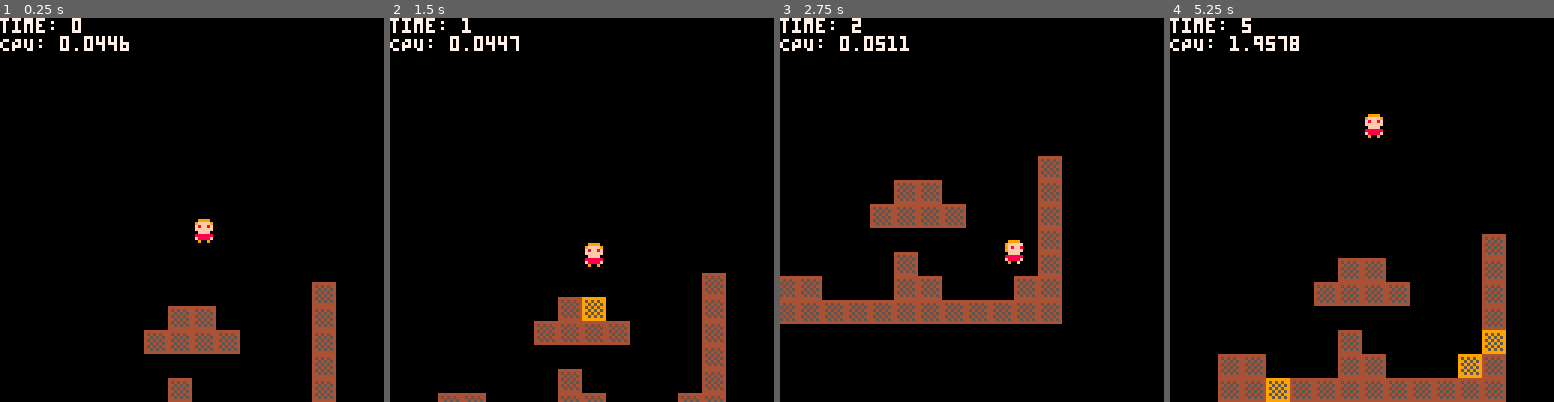
Above: before the commit, frames 1-4 (left to right).
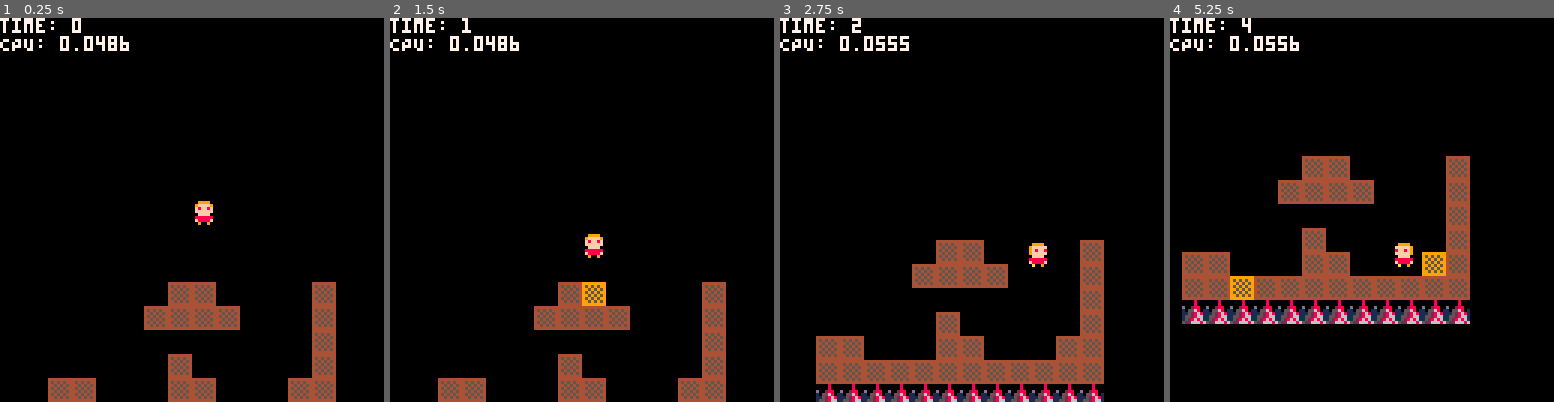
Above: after the commit, the same moments.

Repository: millwardesque/sizzle
Game: PICO-8 cartridge sizzle.p8
The game is run twice, just before and just after one commit, with the same random seed, the same clock (stepped at 60 frames per second) and the same inputs.
Inputs:
- Up to frame 1 (0.25 s): no input
- Up to frame 2 (1.5 s): tap X (X key) at 0.33, 1.07 s; tap O (Z key) at 0.7 s
- Up to frame 3 (2.75 s): hold Right 1.6-2.1 s; tap O (Z key) at 1.7, 2.1, 2.5 s; tap X (X key) at 1.85 s; hold Right from 2.47 s (still down)
- Up to frame 4 (5.25 s): tap O (Z key) every 0.4 s from 2.9 to 4.9 s; tap X (X key) at 2.97, 4.08, 5.2 s; release Right at 3.03 s; hold Left 3.08-3.58 s; hold Right 4.02-4.68 s; hold Left from 5.08 s (still down)

The runs differ from the first frame. In frame 1, 5.6% of the frame differs, in the area x 12-82%, y 4-100%; in frame 2, 6.2%; in frame 3, 25%, in the area x 0-85%, y 4-100%; in frame 4, 24%.

Commit message:
Added instakill spikes

Diff:
--- a/game.lua
+++ b/game.lua
@@ -82,8 +82,6 @@
 				game_obj.update(game_obj)
 			end
 		end
-
-		-- @TODO Collision detection
 	end,
 
 	draw = function(self)
@@ -192,7 +190,12 @@
 		for col in all(collisions) do
 			local tile = g_state.tile_manager.tiles[col.cell.x + 1][col.cell.y + 1]
 			g_log.log(tile_str(tile))
-			tile.state = "warmup"
+
+			if tile.type == "normal" then
+				tile.state = "warmup"
+			elseif tile.type == "instakill" then
+				self.kill(self)
+			end
 
 			if col.is_ground_collision then
 				self.is_on_ground = true
@@ -202,6 +205,11 @@
 				end
 			end
 		end
+	end
+
+	new_player.kill = function(self)
+		set_game_state(ingame_state)
+		return
 	end
 
 	-- Checks for collisions with the player
@@ -300,9 +308,32 @@
 end
 
 --
+-- Check for collisions between a dynamic position and a the tilemap using a sweeping algorithm
+--
+function check_swept_collision(old_position, new_position)
+	local direction = vec2_normalized(new_position - old_position)
+	local attempted_magnitude = vec2_magnitude(new_position - old_position)
+	local sweeper = clone_vec2(old_position)
+	while (intersection == nil and (vec2_magnitude(sweeper - old_position) < attempted_magnitude)) do
+		local tile = get_map_tile_at_position(sweeper)
+		if tile ~= nil then
+			-- g_log.log("s: "..vec2_str(sweeper).." tc: "..vec2_str(tile.cell))
+			if fget(tile.sprite, 0) or fget(tile.sprite, 1) then
+				-- g_log.log("COLLISION")
+			 	return tile
+			end
+		end
+		sweeper += clone_vec2(direction)
+	end
+
+	return nil
+end
+
+
+--
 -- Creates a timer for a single tile
 --
-function make_tile(name, cell_x, cell_y, max_duration, cooldown_rate, warmup_rate)
+function make_tile(name, type, cell_x, cell_y, max_duration, cooldown_rate, warmup_rate)
 	local t = make_game_object(name, 0, 0)
 	t.state = 'idle'
 	t.elapsed = 0
@@ -311,7 +342,11 @@
 	t.warmup_rate = warmup_rate
 	t.cell_x = cell_x
 	t.cell_y = cell_y
+	t.type = type
 	t.sprites = {16, 17, 18}
+	if t.type == "instakill" then
+		t.sprites = { 32 }
+	end
 
 	t.update = function(self)
 		elapsed_changed = false
@@ -357,7 +392,7 @@
 end
 
 function tile_str(tile)
-	return tile.name..": s= "..tile.state.." e= "..tile.elapsed.."/"..tile.max_duration
+	return tile.name.." ("..tile.type.."): s= "..tile.state.." e= "..tile.elapsed.."/"..tile.max_duration
 end
 
 --
@@ -382,7 +417,8 @@
 			for y = 0, self.height - 1 do
 				if is_cell_collidable(x, y) then
 					-- @TODO Reset to default tile instead of warmed-up tile.
-					add(self.tiles[x + 1], make_tile("Tile-"..x.."-"..y, x, y, self.tile_timer_duration, self.cooldown_rate, self.warmup_rate))
+					local tiletype = get_tile_type(mget(x, y))
+					add(self.tiles[x + 1], make_tile("Tile-"..x.."-"..y, tiletype, x, y, self.tile_timer_duration, self.cooldown_rate, self.warmup_rate))
 					add(self.active_tiles, self.tiles[x + 1][y + 1])
 					add(g_state.scene, self.tiles[x + 1][y + 1])
 				else
@@ -407,28 +443,6 @@
 end
 
 --
--- Check for collisions between a dynamic position and a the tilemap using a sweeping algorithm
---
-function check_swept_collision(old_position, new_position)
-	local direction = vec2_normalized(new_position - old_position)
-	local attempted_magnitude = vec2_magnitude(new_position - old_position)
-	local sweeper = clone_vec2(old_position)
-	while (intersection == nil and (vec2_magnitude(sweeper - old_position) < attempted_magnitude)) do
-		local tile = get_map_tile_at_position(sweeper)
-		if tile ~= nil then
-			-- g_log.log("s: "..vec2_str(sweeper).." tc: "..vec2_str(tile.cell))
-			if fget(tile.sprite, 0) then
-				-- g_log.log("COLLISION")
-			 	return tile
-			end
-		end
-		sweeper += clone_vec2(direction)
-	end
-
-	return nil
-end
-
---
 -- Gets the map tile at a pixel position
 --
 function get_map_tile_at_position(position)
@@ -437,11 +451,28 @@
 	end
 
 	local cell = position_to_cell(position)
-	return { sprite = mget(cell.x, cell.y), cell = cell, position = cell_to_position(cell.x, cell.y) }
+	local sprite = mget(cell.x, cell.y)
+	local tiletype = ''
+	if (fget(sprite, 0)) then
+		tiletype = 'normal'
+	elseif (fget(sprite, 1)) then
+		tiletype = 'instakill'
+	end
+	return { type = tiletype, sprite = sprite, cell = cell, position = cell_to_position(cell.x, cell.y) }
 end
 
 function is_cell_collidable(cell_x, cell_y)
-	return fget(mget(cell_x, cell_y), 0)
+	return get_tile_type(mget(cell_x, cell_y)) ~= ''
+end
+
+function get_tile_type(sprite)
+	if fget(sprite, 0) then
+		return 'normal'
+	elseif fget(sprite, 1) then
+		return 'instakill'
+	else
+		return ''
+	end
 end
 
 --
--- a/sizzle.p8
+++ b/sizzle.p8
@@ -1,5 +1,5 @@
 pico-8 cartridge // http://www.pico-8.com
-version 8
+version 10
 __lua__
 g_state = nil
 
@@ -32,7 +32,7 @@
 
 		-- Make the camera
 		self.main_camera = make_camera("main", 0, 0, 0, 0, 128, 128)
-		attach_follow_camera(self.main_camera, 32, 32, nil)
+		attach_follow_camera(self.main_camera, 48, 32, nil)
 		add(self.scene, self.main_camera)
 
 		-- Make the player
@@ -85,8 +85,6 @@
 				game_obj.update(game_obj)
 			end
 		end
-
-		-- @TODO Collision detection
 	end,
 
 	draw = function(self)
@@ -195,7 +193,12 @@
 		for col in all(collisions) do
 			local tile = g_state.tile_manager.tiles[col.cell.x + 1][col.cell.y + 1]
 			g_log.log(tile_str(tile))
-			tile.state = "warmup"
+
+			if tile.type == "normal" then
+				tile.state = "warmup"
+			elseif tile.type == "instakill" then
+				self.kill(self)
+			end
 
 			if col.is_ground_collision then
 				self.is_on_ground = true
@@ -205,6 +208,11 @@
 				end
 			end
 		end
+	end
+
+	new_player.kill = function(self)
+		set_game_state(ingame_state)
+		return
 	end
 
 	-- Checks for collisions with the player
@@ -303,9 +311,32 @@
 end
 
 --
+-- Check for collisions between a dynamic position and a the tilemap using a sweeping algorithm
+--
+function check_swept_collision(old_position, new_position)
+	local direction = vec2_normalized(new_position - old_position)
+	local attempted_magnitude = vec2_magnitude(new_position - old_position)
+	local sweeper = clone_vec2(old_position)
+	while (intersection == nil and (vec2_magnitude(sweeper - old_position) < attempted_magnitude)) do
+		local tile = get_map_tile_at_position(sweeper)
+		if tile ~= nil then
+			-- g_log.log("s: "..vec2_str(sweeper).." tc: "..vec2_str(tile.cell))
+			if fget(tile.sprite, 0) or fget(tile.sprite, 1) then
+				-- g_log.log("COLLISION")
+			 	return tile
+			end
+		end
+		sweeper += clone_vec2(direction)
+	end
+
+	return nil
+end
+
+
+--
 -- Creates a timer for a single tile
 --
-function make_tile(name, cell_x, cell_y, max_duration, cooldown_rate, warmup_rate)
+function make_tile(name, type, cell_x, cell_y, max_duration, cooldown_rate, warmup_rate)
 	local t = make_game_object(name, 0, 0)
 	t.state = 'idle'
 	t.elapsed = 0
@@ -314,7 +345,11 @@
 	t.warmup_rate = warmup_rate
 	t.cell_x = cell_x
 	t.cell_y = cell_y
+	t.type = type
 	t.sprites = {16, 17, 18}
+	if t.type == "instakill" then
+		t.sprites = { 32 }
+	end
 
 	t.update = function(self)
 		elapsed_changed = false
@@ -360,7 +395,7 @@
 end
 
 function tile_str(tile)
-	return tile.name..": s= "..tile.state.." e= "..tile.elapsed.."/"..tile.max_duration
+	return tile.name.." ("..tile.type.."): s= "..tile.state.." e= "..tile.elapsed.."/"..tile.max_duration
 end
 
 --
@@ -385,7 +420,8 @@
 			for y = 0, self.height - 1 do
 				if is_cell_collidable(x, y) then
 					-- @TODO Reset to default tile instead of warmed-up tile.
-					add(self.tiles[x + 1], make_tile("Tile-"..x.."-"..y, x, y, self.tile_timer_duration, self.cooldown_rate, self.warmup_rate))
+					local tiletype = get_tile_type(mget(x, y))
+					add(self.tiles[x + 1], make_tile("Tile-"..x.."-"..y, tiletype, x, y, self.tile_timer_duration, self.cooldown_rate, self.warmup_rate))
 					add(self.active_tiles, self.tiles[x + 1][y + 1])
 					add(g_state.scene, self.tiles[x + 1][y + 1])
 				else
@@ -410,28 +446,6 @@
 end
 
 --
--- Check for collisions between a dynamic position and a the tilemap using a sweeping algorithm
---
-function check_swept_collision(old_position, new_position)
-	local direction = vec2_normalized(new_position - old_position)
-	local attempted_magnitude = vec2_magnitude(new_position - old_position)
-	local sweeper = clone_vec2(old_position)
-	while (intersection == nil and (vec2_magnitude(sweeper - old_position) < attempted_magnitude)) do
-		local tile = get_map_tile_at_position(sweeper)
-		if tile ~= nil then
-			-- g_log.log("s: "..vec2_str(sweeper).." tc: "..vec2_str(tile.cell))
-			if fget(tile.sprite, 0) then
-				-- g_log.log("COLLISION")
-			 	return tile
-			end
-		end
-		sweeper += clone_vec2(direction)
-	end
-
-	return nil
-end
-
---
 -- Gets the map tile at a pixel position
 --
 function get_map_tile_at_position(position)
@@ -440,11 +454,28 @@
 	end
 
 	local cell = position_to_cell(position)
-	return { sprite = mget(cell.x, cell.y), cell = cell, position = cell_to_position(cell.x, cell.y) }
+	local sprite = mget(cell.x, cell.y)
+	local tiletype = ''
+	if (fget(sprite, 0)) then
+		tiletype = 'normal'
+	elseif (fget(sprite, 1)) then
+		tiletype = 'instakill'
+	end
+	return { type = tiletype, sprite = sprite, cell = cell, position = cell_to_position(cell.x, cell.y) }
 end
 
 function is_cell_collidable(cell_x, cell_y)
-	return fget(mget(cell_x, cell_y), 0)
+	return get_tile_type(mget(cell_x, cell_y)) ~= ''
+end
+
+function get_tile_type(sprite)
+	if fget(sprite, 0) then
+		return 'normal'
+	elseif fget(sprite, 1) then
+		return 'instakill'
+	else
+		return ''
+	end
 end
 
 --
@@ -881,14 +912,14 @@
 4545454495959599a5a5a5aa00000000000000000000000000000000000000000000000000000000000000000000000000000000000000000000000000000000
 4454545499595959aa5a5a5a00000000000000000000000000000000000000000000000000000000000000000000000000000000000000000000000000000000
 4444444499999999aaaaaaaa00000000000000000000000000000000000000000000000000000000000000000000000000000000000000000000000000000000
-00000000000000000000000000000000000000000000000000000000000000000000000000000000000000000000000000000000000000000000000000000000
-00000000000000000000000000000000000000000000000000000000000000000000000000000000000000000000000000000000000000000000000000000000
-00000000000000000000000000000000000000000000000000000000000000000000000000000000000000000000000000000000000000000000000000000000
-00000000000000000000000000000000000000000000000000000000000000000000000000000000000000000000000000000000000000000000000000000000
-00000000000000000000000000000000000000000000000000000000000000000000000000000000000000000000000000000000000000000000000000000000
-00000000000000000000000000000000000000000000000000000000000000000000000000000000000000000000000000000000000000000000000000000000
-00000000000000000000000000000000000000000000000000000000000000000000000000000000000000000000000000000000000000000000000000000000
-00000000000000000000000000000000000000000000000000000000000000000000000000000000000000000000000000000000000000000000000000000000
+00008000000000000000000000000000000000000000000000000000000000000000000000000000000000000000000000000000000000000000000000000000
+00008000000000000000000000000000000000000000000000000000000000000000000000000000000000000000000000000000000000000000000000000000
+d0028800000000000000000000000000000000000000000000000000000000000000000000000000000000000000000000000000000000000000000000000000
+10556801000000000000000000000000000000000000000000000000000000000000000000000000000000000000000000000000000000000000000000000000
+11528681000000000000000000000000000000000000000000000000000000000000000000000000000000000000000000000000000000000000000000000000
+15528661000000000000000000000000000000000000000000000000000000000000000000000000000000000000000000000000000000000000000000000000
+15286861000000000000000000000000000000000000000000000000000000000000000000000000000000000000000000000000000000000000000000000000
+52266686000000000000000000000000000000000000000000000000000000000000000000000000000000000000000000000000000000000000000000000000
 00000000000000000000000000000000000000000000000000000000000000000000000000000000000000000000000000000000000000000000000000000000
 00000000000000000000000000000000000000000000000000000000000000000000000000000000000000000000000000000000000000000000000000000000
 00000000000000000000000000000000000000000000000000000000000000000000000000000000000000000000000000000000000000000000000000000000
@@ -995,7 +1026,7 @@
 00000000000000000000000000000000000000000000000000000000000000000000000000000000000000000000000000000000000000000000000000000000
 
 __gff__
-0000000000000000000000000000000001010100000000000000000000000000000000000000000000000000000000000000000000000000000000000000000000000000000000000000000000000000000000000000000000000000000000000000000000000000000000000000000000000000000000000000000000000000
+0000000000000000000000000000000001010100000000000000000000000000020000000000000000000000000000000000000000000000000000000000000000000000000000000000000000000000000000000000000000000000000000000000000000000000000000000000000000000000000000000000000000000000
 0000000000000000000000000000000000000000000000000000000000000000000000000000000000000000000000000000000000000000000000000000000000000000000000000000000000000000000000000000000000000000000000000000000000000000000000000000000000000000000000000000000000000000
 __map__
 0000000000000000000000000000000000000000000000000000000000000000000000000000000000000000000000000000000000000000000000000000000000000000000000000000000000000000000000000000000000000000000000000000000000000000000000000000000000000000000000000000000000000000
@@ -1007,156 +1038,156 @@
 0000000000000000000000000000000000000000000000000000000000000000000000000000000000000000000000000000000000000000000000000000000000000000000000000000000000000000000000000000000000000000000000000000000000000000000000000000000000000000000000000000000000000000
 0000000000000000000000000000000000000000000000000000000000000000000000000000000000000000000000000000000000000000000000000000000000000000000000000000000000000000000000000000000000000000000000000000000000000000000000000000000000000000000000000000000000000000
 0000000000000000000000000000000000000000000000000000000000000000000000000000000000000000000000000000000000000000000000000000000000000000000000000000000000000000000000000000000000000000000000000000000000000000000000000000000000000000000000000000000000000000
-0000000000000000000000000010000000000000000000000000000000000000000000000000000000000000000000000000000000000000000000000000000000000000000000000000000000000000000000000000000000000000000000000000000000000000000000000000000000000000000000000000000000000000
 0000000000000010100000000010000000000000000000000000000000000000000000000000000000000000000000000000000000000000000000000000000000000000000000000000000000000000000000000000000000000000000000000000000000000000000000000000000000000000000000000000000000000000
 0000000000001010101000000010000000000000000000000000000000000000000000000000000000000000000000000000000000000000000000000000000000000000000000000000000000000000000000000000000000000000000000000000000000000000000000000000000000000000000000000000000000000000
 0000000000000000000000000010000000000000000000000000000000000000000000000000000000000000000000000000000000000000000000000000000000000000000000000000000000000000000000000000000000000000000000000000000000000000000000000000000000000000000000000000000000000000
 0000000000000010000000000010000000000000000000000000000000000000000000000000000000000000000000000000000000000000000000000000000000000000000000000000000000000000000000000000000000000000000000000000000000000000000000000000000000000000000000000000000000000000
 0000101000000010100000001010000000000000000000000000000000000000000000000000000000000000000000000000000000000000000000000000000000000000000000000000000000000000000000000000000000000000000000000000000000000000000000000000000000000000000000000000000000000000
 0000101010101010101010101010000000000000000000000000000000000000000000000000000000000000000000000000000000000000000000000000000000000000000000000000000000000000000000000000000000000000000000000000000000000000000000000000000000000000000000000000000000000000
-0000000000000000000000000000000000000000000000000000000000000000000000000000000000000000000000000000000000000000000000000000000000000000000000000000000000000000000000000000000000000000000000000000000000000000000000000000000000000000000000000000000000000000
-0000000000000000000000000000000000000000000000000000000000000000000000000000000000000000000000000000000000000000000000000000000000000000000000000000000000000000000000000000000000000000000000000000000000000000000000000000000000000000000000000000000000000000
-0000000000000000000000000000000000000000000000000000000000000000000000000000000000000000000000000000000000000000000000000000000000000000000000000000000000000000000000000000000000000000000000000000000000000000000000000000000000000000000000000000000000000000
-0000000000000000000000000000000000000000000000000000000000000000000000000000000000000000000000000000000000000000000000000000000000000000000000000000000000000000000000000000000000000000000000000000000000000000000000000000000000000000000000000000000000000000
-0000000000000000000000000000000000000000000000000000000000000000000000000000000000000000000000000000000000000000000000000000000000000000000000000000000000000000000000000000000000000000000000000000000000000000000000000000000000000000000000000000000000000000
-0000000000000000000000000000000000000000000000000000000000000000000000000000000000000000000000000000000000000000000000000000000000000000000000000000000000000000000000000000000000000000000000000000000000000000000000000000000000000000000000000000000000000000
-0000000000000000000000000000000000000000000000000000000000000000000000000000000000000000000000000000000000000000000000000000000000000000000000000000000000000000000000000000000000000000000000000000000000000000000000000000000000000000000000000000000000000000
-0000000000000000000000000000000000000000000000000000000000000000000000000000000000000000000000000000000000000000000000000000000000000000000000000000000000000000000000000000000000000000000000000000000000000000000000000000000000000000000000000000000000000000
-0000000000000000000000000000000000000000000000000000000000000000000000000000000000000000000000000000000000000000000000000000000000000000000000000000000000000000000000000000000000000000000000000000000000000000000000000000000000000000000000000000000000000000
-0000000000000000000000000000000000000000000000000000000000000000000000000000000000000000000000000000000000000000000000000000000000000000000000000000000000000000000000000000000000000000000000000000000000000000000000000000000000000000000000000000000000000000
-0000000000000000000000000000000000000000000000000000000000000000000000000000000000000000000000000000000000000000000000000000000000000000000000000000000000000000000000000000000000000000000000000000000000000000000000000000000000000000000000000000000000000000
-0000000000000000000000000000000000000000000000000000000000000000000000000000000000000000000000000000000000000000000000000000000000000000000000000000000000000000000000000000000000000000000000000000000000000000000000000000000000000000000000000000000000000000
-0000000000000000000000000000000000000000000000000000000000000000000000000000000000000000000000000000000000000000000000000000000000000000000000000000000000000000000000000000000000000000000000000000000000000000000000000000000000000000000000000000000000000000
-0000000000000000000000000000000000000000000000000000000000000000000000000000000000000000000000000000000000000000000000000000000000000000000000000000000000000000000000000000000000000000000000000000000000000000000000000000000000000000000000000000000000000000
-0000000000000000000000000000000000000000000000000000000000000000000000000000000000000000000000000000000000000000000000000000000000000000000000000000000000000000000000000000000000000000000000000000000000000000000000000000000000000000000000000000000000000000
-0000000000000000000000000000000000000000000000000000000000000000000000000000000000000000000000000000000000000000000000000000000000000000000000000000000000000000000000000000000000000000000000000000000000000000000000000000000000000000000000000000000000000000
-…(130 lines of a section not shown)…
+0000202020202020202020202020000000000000000000000000000000000000000000000000000000000000000000000000000000000000000000000000000000000000000000000000000000000000000000000000000000000000000000000000000000000000000000000000000000000000000000000000000000000000
+0000000000000000000000000000000000000000000000000000000000000000000000000000000000000000000000000000000000000000000000000000000000000000000000000000000000000000000000000000000000000000000000000000000000000000000000000000000000000000000000000000000000000000
+0000000000000000000000000000000000000000000000000000000000000000000000000000000000000000000000000000000000000000000000000000000000000000000000000000000000000000000000000000000000000000000000000000000000000000000000000000000000000000000000000000000000000000
+0000000000000000000000000000000000000000000000000000000000000000000000000000000000000000000000000000000000000000000000000000000000000000000000000000000000000000000000000000000000000000000000000000000000000000000000000000000000000000000000000000000000000000
+0000000000000000000000000000000000000000000000000000000000000000000000000000000000000000000000000000000000000000000000000000000000000000000000000000000000000000000000000000000000000000000000000000000000000000000000000000000000000000000000000000000000000000
+0000000000000000000000000000000000000000000000000000000000000000000000000000000000000000000000000000000000000000000000000000000000000000000000000000000000000000000000000000000000000000000000000000000000000000000000000000000000000000000000000000000000000000
+0000000000000000000000000000000000000000000000000000000000000000000000000000000000000000000000000000000000000000000000000000000000000000000000000000000000000000000000000000000000000000000000000000000000000000000000000000000000000000000000000000000000000000
+0000000000000000000000000000000000000000000000000000000000000000000000000000000000000000000000000000000000000000000000000000000000000000000000000000000000000000000000000000000000000000000000000000000000000000000000000000000000000000000000000000000000000000
+0000000000000000000000000000000000000000000000000000000000000000000000000000000000000000000000000000000000000000000000000000000000000000000000000000000000000000000000000000000000000000000000000000000000000000000000000000000000000000000000000000000000000000
+0000000000000000000000000000000000000000000000000000000000000000000000000000000000000000000000000000000000000000000000000000000000000000000000000000000000000000000000000000000000000000000000000000000000000000000000000000000000000000000000000000000000000000
+0000000000000000000000000000000000000000000000000000000000000000000000000000000000000000000000000000000000000000000000000000000000000000000000000000000000000000000000000000000000000000000000000000000000000000000000000000000000000000000000000000000000000000
+0000000000000000000000000000000000000000000000000000000000000000000000000000000000000000000000000000000000000000000000000000000000000000000000000000000000000000000000000000000000000000000000000000000000000000000000000000000000000000000000000000000000000000
+0000000000000000000000000000000000000000000000000000000000000000000000000000000000000000000000000000000000000000000000000000000000000000000000000000000000000000000000000000000000000000000000000000000000000000000000000000000000000000000000000000000000000000
+0000000000000000000000000000000000000000000000000000000000000000000000000000000000000000000000000000000000000000000000000000000000000000000000000000000000000000000000000000000000000000000000000000000000000000000000000000000000000000000000000000000000000000
+0000000000000000000000000000000000000000000000000000000000000000000000000000000000000000000000000000000000000000000000000000000000000000000000000000000000000000000000000000000000000000000000000000000000000000000000000000000000000000000000000000000000000000
+0000000000000000000000000000000000000000000000000000000000000000000000000000000000000000000000000000000000000000000000000000000000000000000000000000000000000000000000000000000000000000000000000000000000000000000000000000000000000000000000000000000000000000
+0000000000000000000000000000000000000000000000000000000000000000000000000000000000000000000000000000000000000000000000000000000000000000000000000000000000000000000000000000000000000000000000000000000000000000000000000000000000000000000000000000000000000000
+…(130 lines of a section not shown)…
Not shown, changed: readme.md
